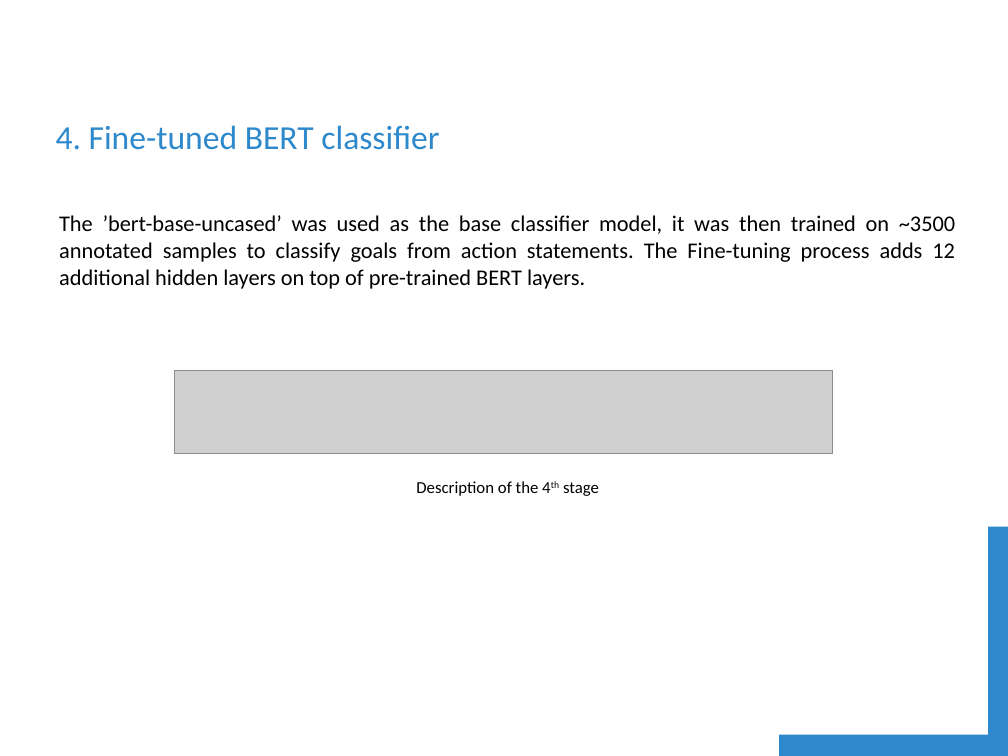
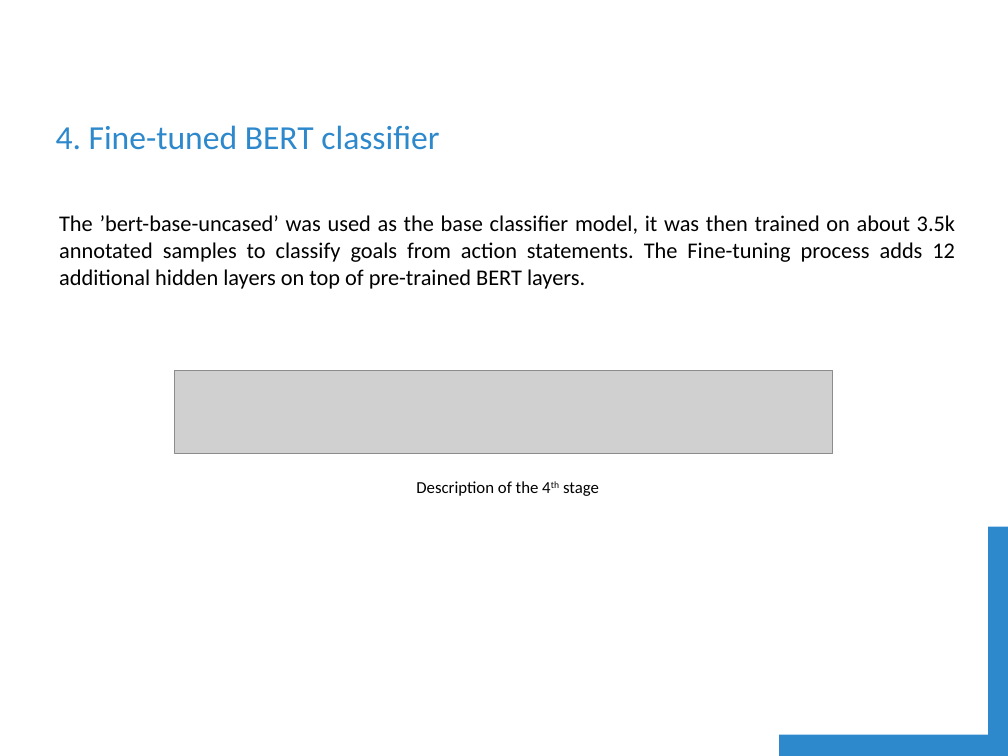
Before and after one commit to shubhamsuryawanshi/goal_extraction, a slide deck: slide 7 of documentation/Presentation.pptx. Drawn at 1008x756 pixels with LibreOffice and Linux fonts; fonts in the diff are those of the drawing; grey boxes stand for pictures; background and template pictures are left out. Boxes give left, top, right and bottom in pixels: in the first picture for what was removed or moved away, otherwise in the second. Text is boxed around its words. In the diff, an @@ line names an element or a change of style, - is before the commit and + after.

```diff
--- a/documentation/Presentation.pptx
+++ b/documentation/Presentation.pptx
@@ text at [59,215,955,289]: text changed @@
-The ’bert-base-uncased’ was used as the base classifier model, it was then trained on ~3500 annotated samples to classify goals from action statements. The Fine-tuning process adds 12 additional hidden layers on top of pre-trained BERT layers.
+The ’bert-base-uncased’ was used as the base classifier model, it was then trained on about 3.5k annotated samples to classify goals from action statements. The Fine-tuning process adds 12 additional hidden layers on top of pre-trained BERT layers.
```
Also in this commit, not shown: 1 other slide changed, 6 other files.
